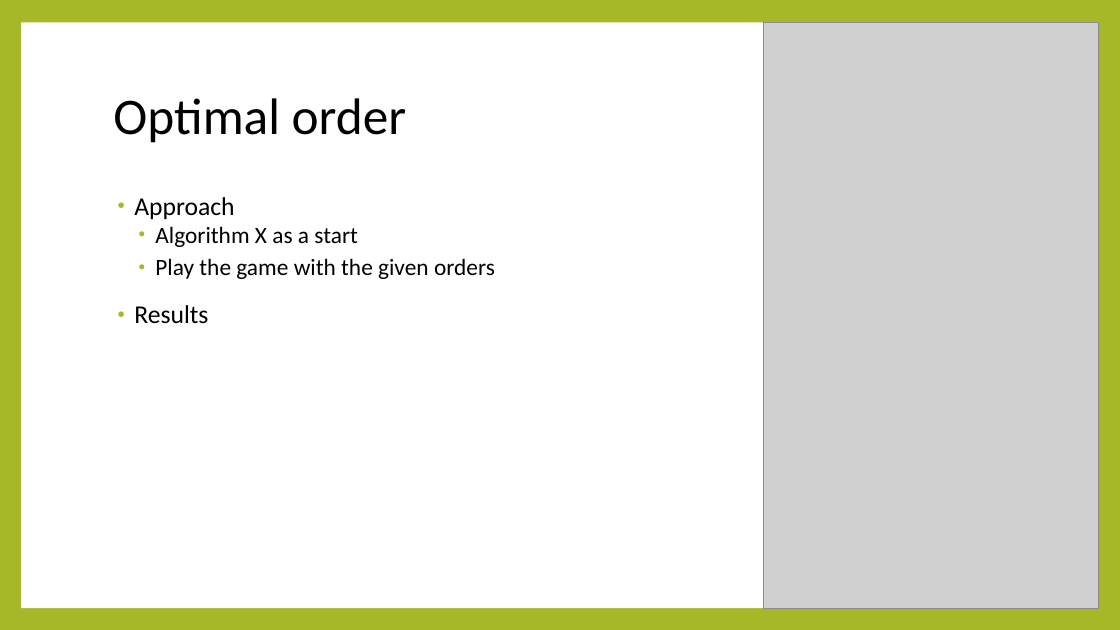
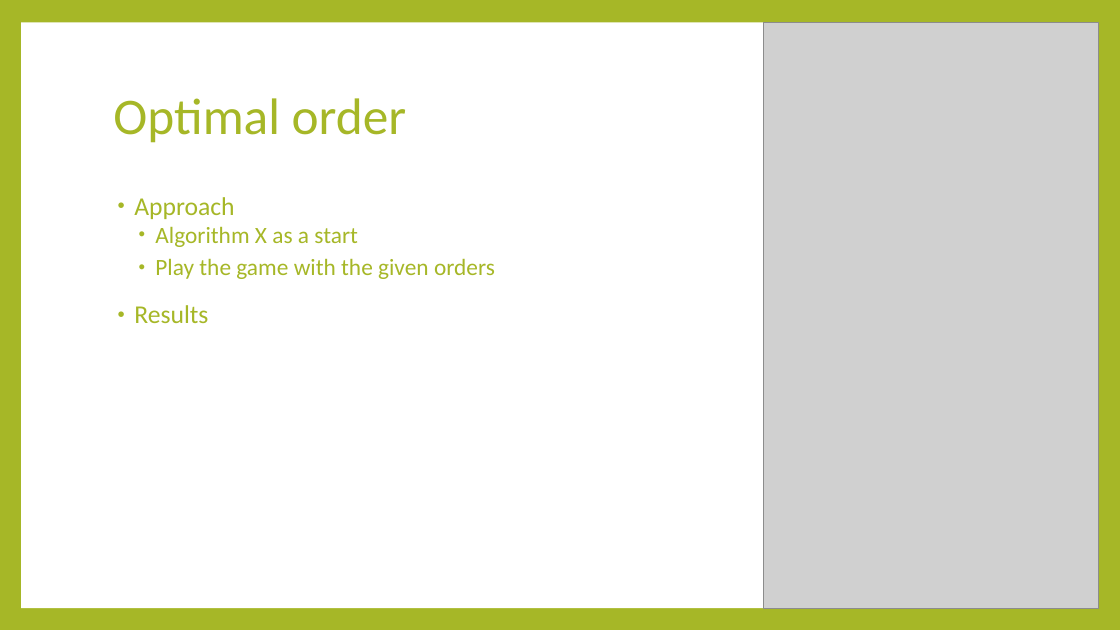
Before and after one commit to Hookz/pentominoes, a slide deck: slide 3 of Pentetris bots.pptx. Drawn at 1120x630 pixels with LibreOffice and Linux fonts; fonts in the diff are those of the drawing; grey boxes stand for pictures. Boxes give left, top, right and bottom in pixels: in the first picture for what was removed or moved away, otherwise in the second. Text is boxed around its words. In the diff, an @@ line names an element or a change of style, - is before the commit and + after.

```diff
--- a/Pentetris bots.pptx
+++ b/Pentetris bots.pptx
@@ title "Optimal order" at (113,98,407,143): text colour #000000 to #A6B727 @@
@@ text "Approach" at (134,197,495,323): text colour #000000 to #A6B727 @@
```
Also in this commit, not shown: 8 other slides changed.
